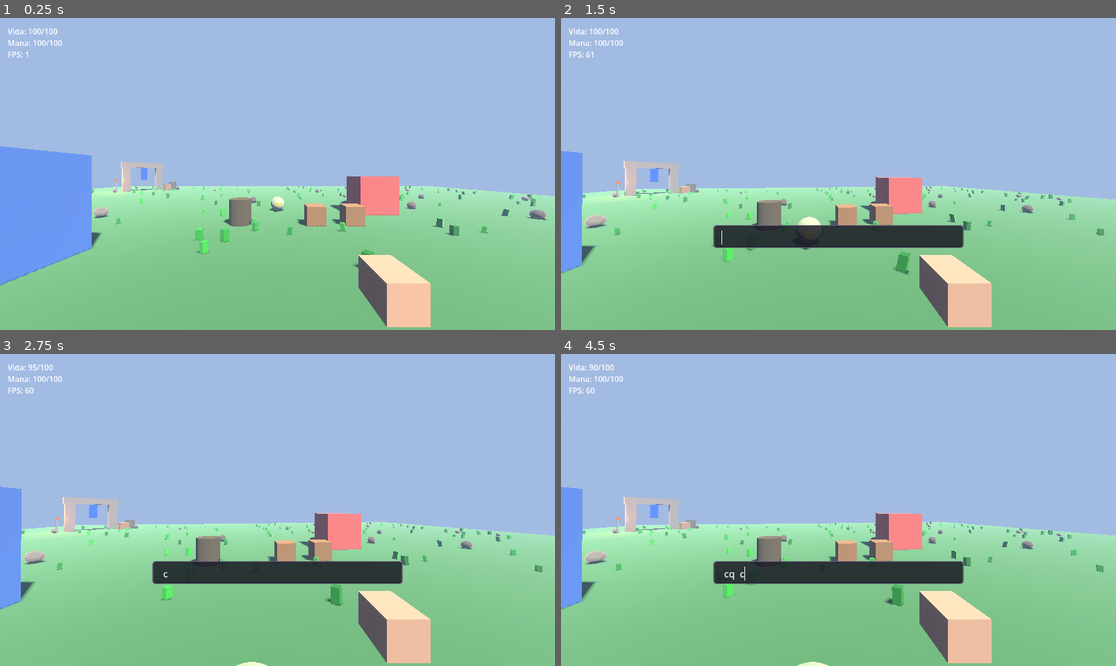
Above: before the commit, frames 1-4 (two rows, left to right).
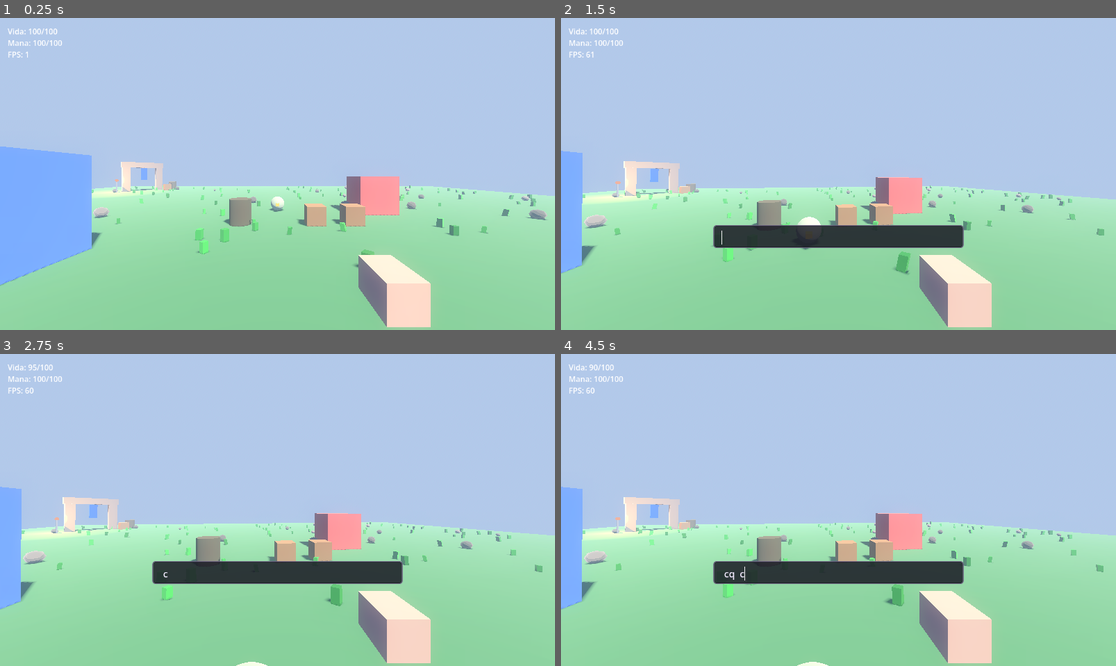
Above: after the commit, the same moments.

Repository: vitortosta4-design/Arcane-Forge
Game: Godot game, scene res://cenas/arena_teste.tscn
The game is run twice, just before and just after one commit, with the same random seed, the same clock (stepped at 60 frames per second) and the same inputs.
Inputs (mouse positions are in pixels of both pictures, inside the frame that each line leads up to):
- Up to frame 1 (0.25 s): no input
- Up to frame 2 (1.5 s): tap Enter at 0.5 s; move the mouse to (866, 174) at 0.52 s; hold Q (abrir_conjuracao) 0.53-1.28 s; hold W (mover_frente) from 0.53 s (still down); tap Space (pular) at 0.77 s; move the mouse to (810, 174) at 1.27 s; click (810, 174) at 1.35 s
- Up to frame 3 (2.75 s): keep holding W (mover_frente); tap Space (pular) at 1.52 s; move the mouse to (288, 503) at 2.02 s; hold C (trocar_camera) from 2.03 s (still down)
- Up to frame 4 (4.5 s): keep holding W (mover_frente); move the mouse to (832, 516) at 2.77 s; release C (trocar_camera) at 2.78 s; tap Q (abrir_conjuracao) at 2.85 s; tap Space (pular) at 3.02, 3.77 s; move the mouse to (877, 513) at 3.52 s; press the mouse at (877, 513) at 3.53 s; move the mouse to (794, 506) at 4.27 s; release the mouse at (794, 506) at 4.28 s; tap C (trocar_camera) at 4.35 s

The runs differ from the first frame. In frame 1, 12% of the frame differs, in the area x 0-99%, y 46-100%; in frame 2, 11%; in frame 3, 11%; in frame 4, 11%.

Commit message:
Aproveita o novo piso (ADR-031): brilho e luz da tocha mais fortes, nevoa volumetrica ligada
Ajustes no Environment (arena_teste.tscn) e na tocha do canto de
atmosfera (canto_atmosfera.tscn), dentro do que a ADR-031 liberou
(so iluminacao/efeitos, visual tosco continua igual):

- Glow mais intenso (glow_intensity, glow_strength, glow_bloom,
  threshold mais baixo).
- Ambiente mais azulado e mais forte (sombras mais frias).
- Nevoa volumetrica ligada no Environment (volumetric_fog_enabled).
- Tocha: emissao da chama mais forte, luz mais forte, com luz
  indireta e sombra propria (lanca luz quente sobre o pilar do
  lado).

Confirmado rodando de verdade (Xvfb + Mesa llvmpipe, OpenGL por
software): a luz da tocha ficou visivelmente mais forte e quente,
com brilho perceptivel no pilar. Suite de testes automaticos
continua 89/89.

Limitacao encontrada e registrada em decisoes.md: esta sessao na
nuvem so tem OpenGL por software, sem Vulkan, entao so roda o
renderizador Compatibility. Nevoa volumetrica e SDFGI (iluminacao
global em tempo real) exigem o Forward+ do projeto, que precisa de
Vulkan -- o motor avisou e ignorou a nevoa volumetrica nesta sessao.
Fica registrado como pendente de confirmacao visual no PC do Vitor.

Co-Authored-By: Claude Sonnet 5 <noreply@anthropic.com>
Claude-Session: https://claude.ai/code/session_011N1HNTAgFQZbY8DxdUKc5s

Diff:
--- a/jogo/cenas/ambiente/canto_atmosfera.tscn
+++ b/jogo/cenas/ambiente/canto_atmosfera.tscn
@@ -26,7 +26,7 @@
 albedo_color = Color(1, 0.55, 0.1, 1)
 emission_enabled = true
 emission = Color(1, 0.5, 0.05, 1)
-emission_energy_multiplier = 4.0
+emission_energy_multiplier = 7.0
 
 [node name="CantoAtmosfera" type="Node3D"]
 script = ExtResource("1")
@@ -74,8 +74,10 @@
 [node name="Luz" type="OmniLight3D" parent="Tocha"]
 transform = Transform3D(1, 0, 0, 0, 1, 0, 0, 0, 1, 0, 1.05, 0)
 light_color = Color(1, 0.6, 0.2, 1)
-light_energy = 1.3
+light_energy = 1.8
+light_indirect_energy = 1.5
 omni_range = 5.0
+shadow_enabled = true
 
 [node name="Caixa1" parent="." instance=ExtResource("3")]
 transform = Transform3D(1, 0, 0, 0, 1, 0, 0, 0, 1, 1.9, 0.3, 0.8)
--- a/jogo/cenas/arena_teste.tscn
+++ b/jogo/cenas/arena_teste.tscn
@@ -39,15 +39,24 @@
 background_mode = 2
 sky = SubResource("Sky_arena")
 ambient_light_source = 2
-ambient_light_color = Color(0.55, 0.65, 0.88, 1)
-ambient_light_energy = 0.4
+ambient_light_color = Color(0.5, 0.62, 0.95, 1)
+ambient_light_energy = 0.6
 fog_enabled = true
 fog_light_color = Color(0.62, 0.72, 0.88, 1)
 fog_density = 0.015
 glow_enabled = true
-glow_intensity = 0.8
-glow_bloom = 0.1
-glow_hdr_threshold = 1.0
+glow_levels/3 = 1.0
+glow_levels/5 = 1.0
+glow_levels/7 = 1.0
+glow_intensity = 1.4
+glow_strength = 1.3
+glow_bloom = 0.25
+glow_hdr_threshold = 0.9
+volumetric_fog_enabled = true
+volumetric_fog_density = 0.03
+volumetric_fog_albedo = Color(0.75, 0.85, 1, 1)
+volumetric_fog_ambient_inject = 0.6
+volumetric_fog_sky_affect = 0.5
 
 [node name="ArenaTeste" type="Node3D"]
 script = ExtResource("1")
Not shown, changed: docs/decisoes.md
Not shown, added: evidencias/fase-1/canto_atmosfera_glow_e_luz_quente_ajustados.png
